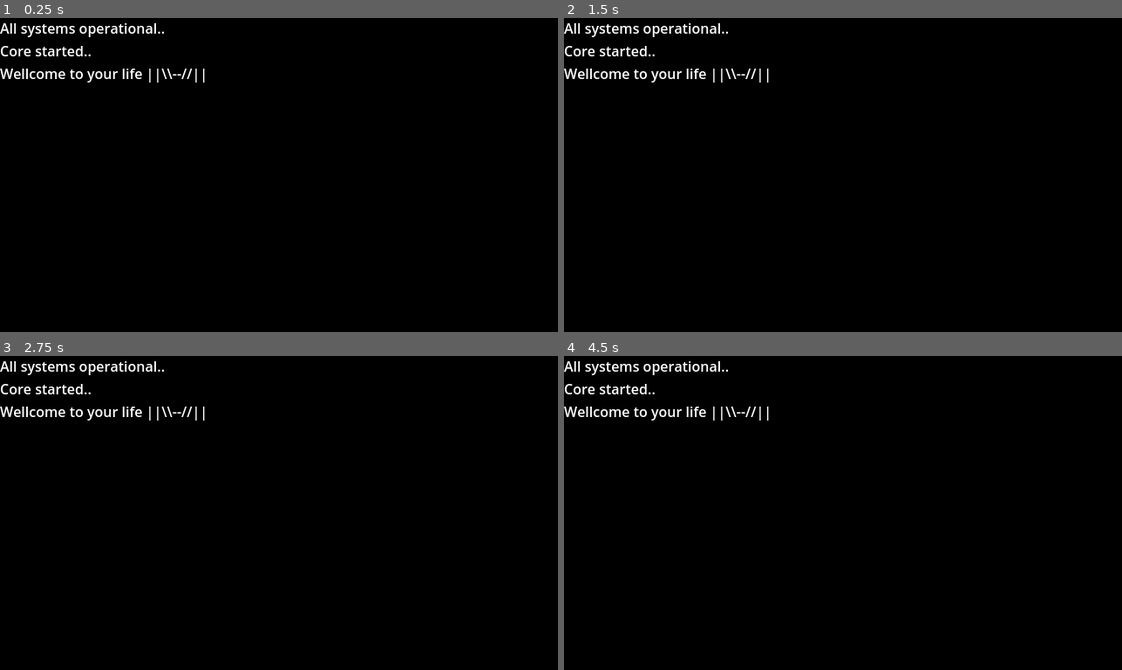
Above: before the commit, frames 1-4 (two rows, left to right).
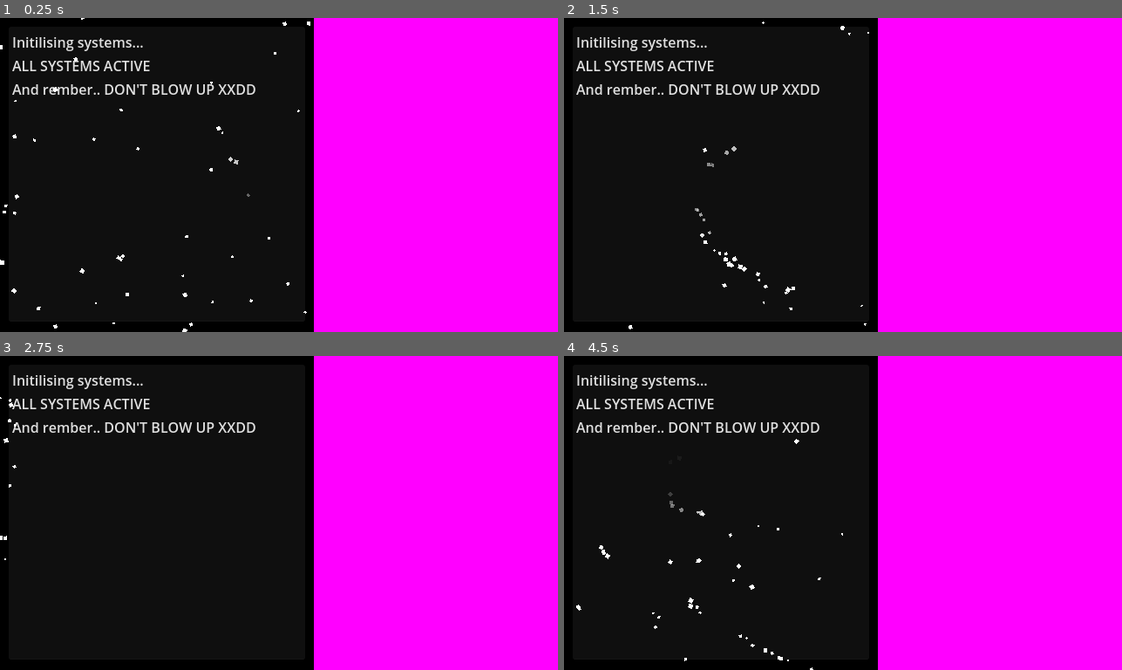
Above: after the commit, the same moments.

Repository: officialErnests/d-2dl-1
Game: Godot game, scene res://scenes/intro.tscn
Two runs of this game, one before a commit and one after it. Both use one fixed random seed, a clock stepped at 60 frames per second and the inputs below.
Inputs (mouse positions are in pixels of both pictures, inside the frame that each line leads up to):
- Up to frame 1 (0.25 s): no input
- Up to frame 2 (1.5 s): tap Enter at 0.5 s; move the mouse to (965, 159) at 0.52 s; move the mouse to (731, 190) at 1.27 s
- Up to frame 3 (2.75 s): move the mouse to (334, 443) at 2.02 s
- Up to frame 4 (4.5 s): move the mouse to (815, 575) at 2.77 s; move the mouse to (1010, 560) at 3.52 s; move the mouse to (675, 465) at 4.27 s

The runs differ from the first frame. In frame 1, 47% of the frame differs, in the area x 0-100%, y 0-100%; in frame 2, 47%; in frame 3, 46%; in frame 4, 47%.

Commit message:
v0.1 particles n smthing XD

Diff:
--- a/project.godot
+++ b/project.godot
@@ -19,6 +19,7 @@
 
 window/size/viewport_width=640
 window/size/viewport_height=360
+window/stretch/mode="canvas_items"
 
 [editor_plugins]
 
--- /dev/null
+++ b/scenes/color_rect.tscn
@@ -0,0 +1,16 @@
+[gd_scene load_steps=4 format=3 uid="uid://c2csv0bacl54s"]
+
+[ext_resource type="Shader" uid="uid://lq1heo5n074k" path="res://shaders/intro.gdshader" id="1_pke8b"]
+[ext_resource type="Script" uid="uid://bmuyqlmac32md" path="res://scripts/process/color_rect.gd" id="2_letgk"]
+
+[sub_resource type="ShaderMaterial" id="ShaderMaterial_4bx60"]
+resource_local_to_scene = true
+shader = ExtResource("1_pke8b")
+shader_parameter/closenes = 2.0
+
+[node name="ColorRect" type="ColorRect"]
+material = SubResource("ShaderMaterial_4bx60")
+offset_right = 1.0
+offset_bottom = 1.0
+pivot_offset = Vector2(50, 50)
+script = ExtResource("2_letgk")
--- a/scenes/intro.tscn
+++ b/scenes/intro.tscn
@@ -1,6 +1,100 @@
 [gd_scene load_steps=8 format=3 uid="uid://bpckjdnjuocul"]
 
-[ext_resource type="Shader" uid="uid://lq1heo5n074k" path="res://shaders/intro.gdshader" id="1_ioskq"]
+[ext_resource type="Script" uid="uid://bm6abbotuqkb8" path="res://scripts/ready/intro.gd" id="1_yjqpq"]
+[ext_resource type="Script" uid="uid://dobon3t2nwhdp" path="res://scripts/ready/color_rect.gd" id="2_yjqpq"]
+
+[sub_resource type="Animation" id="Animation_ioskq"]
+length = 0.001
+tracks/0/type = "bezier"
+tracks/0/imported = false
+tracks/0/enabled = true
+tracks/0/path = NodePath("Intro 1/ColorRect/Label:visible_characters")
+tracks/0/interp = 1
+tracks/0/loop_wrap = true
+tracks/0/keys = {
+"handle_modes": PackedInt32Array(0),
+"points": PackedFloat32Array(-1, -0.25, 0, 0.25, 0),
+"times": PackedFloat32Array(0)
+}
+tracks/1/type = "bezier"
+tracks/1/imported = false
+tracks/1/enabled = true
+tracks/1/path = NodePath("Intro 1/ColorRect/Label2:modulate:a")
+tracks/1/interp = 1
+tracks/1/loop_wrap = true
+tracks/1/keys = {
+"handle_modes": PackedInt32Array(0),
+"points": PackedFloat32Array(0, -0.25, 0, 0.25, 0),
+"times": PackedFloat32Array(0)
+}
+tracks/2/type = "bezier"
+tracks/2/imported = false
+tracks/2/enabled = true
+tracks/2/path = NodePath("Intro 1/ColorRect/Label2:rotation")
+tracks/2/interp = 1
+tracks/2/loop_wrap = true
+tracks/2/keys = {
+"handle_modes": PackedInt32Array(0),
+"points": PackedFloat32Array(-6.2831855, -0.25, 0, 0.25, 0),
+"times": PackedFloat32Array(0)
+}
+tracks/3/type = "value"
+tracks/3/imported = false
+tracks/3/enabled = true
+tracks/3/path = NodePath("Intro 1:visible")
+tracks/3/interp = 1
+tracks/3/loop_wrap = true
+tracks/3/keys = {
+"times": PackedFloat32Array(0),
+"transitions": PackedFloat32Array(1),
+"update": 1,
+"values": [true]
+}
+tracks/4/type = "value"
+tracks/4/imported = false
+tracks/4/enabled = true
+tracks/4/path = NodePath("Intro 2:visible")
+tracks/4/interp = 1
+tracks/4/loop_wrap = true
+tracks/4/keys = {
+"times": PackedFloat32Array(0),
+"transitions": PackedFloat32Array(1),
+"update": 1,
+"values": [false]
+}
+tracks/5/type = "bezier"
+tracks/5/imported = false
+tracks/5/enabled = true
+tracks/5/path = NodePath("Intro 2/ColorRect:rotation")
+tracks/5/interp = 1
+tracks/5/loop_wrap = true
+tracks/5/keys = {
+"handle_modes": PackedInt32Array(0),
+"points": PackedFloat32Array(0, -0.25, 0, 0.25, 0),
+"times": PackedFloat32Array(0)
+}
+tracks/6/type = "bezier"
+tracks/6/imported = false
+tracks/6/enabled = true
+tracks/6/path = NodePath("Intro 2/ColorRect:position:x")
+tracks/6/interp = 1
+tracks/6/loop_wrap = true
+tracks/6/keys = {
+"handle_modes": PackedInt32Array(0),
+"points": PackedFloat32Array(0, -0.25, 0, 0.25, 0),
+"times": PackedFloat32Array(0)
+}
+tracks/7/type = "bezier"
+tracks/7/imported = false
+tracks/7/enabled = true
+tracks/7/path = NodePath("Intro 2/ColorRect:position:y")
+tracks/7/interp = 1
+tracks/7/loop_wrap = true
+tracks/7/keys = {
+"handle_modes": PackedInt32Array(0),
+"points": PackedFloat32Array(0, -0.25, 0, 0.25, 0),
+"times": PackedFloat32Array(0)
+}
 
 [sub_resource type="Animation" id="Animation_sjfbp"]
 resource_name = "intro"
@@ -96,116 +190,42 @@
 "times": PackedFloat32Array(18, 18.866667, 19.366667)
 }
 
-[sub_resource type="Animation" id="Animation_ioskq"]
-length = 0.001
-tracks/0/type = "bezier"
+[sub_resource type="Animation" id="Animation_yjqpq"]
+resource_name = "intro_skip"
+tracks/0/type = "value"
 tracks/0/imported = false
 tracks/0/enabled = true
-tracks/0/path = NodePath("Intro 1/ColorRect/Label:visible_characters")
+tracks/0/path = NodePath("Intro 1:visible")
 tracks/0/interp = 1
 tracks/0/loop_wrap = true
 tracks/0/keys = {
-"handle_modes": PackedInt32Array(0),
-"points": PackedFloat32Array(-1, -0.25, 0, 0.25, 0),
-"times": PackedFloat32Array(0)
-}
-tracks/1/type = "bezier"
+"times": PackedFloat32Array(0),
+"transitions": PackedFloat32Array(1),
+"update": 1,
+"values": [false]
+}
+tracks/1/type = "value"
 tracks/1/imported = false
 tracks/1/enabled = true
-tracks/1/path = NodePath("Intro 1/ColorRect/Label2:modulate:a")
+tracks/1/path = NodePath("Intro 2:visible")
 tracks/1/interp = 1
 tracks/1/loop_wrap = true
 tracks/1/keys = {
-"handle_modes": PackedInt32Array(0),
-"points": PackedFloat32Array(0, -0.25, 0, 0.25, 0),
-"times": PackedFloat32Array(0)
-}
-tracks/2/type = "bezier"
-tracks/2/imported = false
-tracks/2/enabled = true
-tracks/2/path = NodePath("Intro 1/ColorRect/Label2:rotation")
-tracks/2/interp = 1
-tracks/2/loop_wrap = true
-tracks/2/keys = {
-"handle_modes": PackedInt32Array(0),
-"points": PackedFloat32Array(-6.2831855, -0.25, 0, 0.25, 0),
-"times": PackedFloat32Array(0)
-}
-tracks/3/type = "value"
-tracks/3/imported = false
-tracks/3/enabled = true
-tracks/3/path = NodePath("Intro 1:visible")
-tracks/3/interp = 1
-tracks/3/loop_wrap = true
-tracks/3/keys = {
 "times": PackedFloat32Array(0),
 "transitions": PackedFloat32Array(1),
 "update": 1,
-"values": [true]
-}
-tracks/4/type = "value"
-tracks/4/imported = false
-tracks/4/enabled = true
-tracks/4/path = NodePath("Intro 2:visible")
-tracks/4/interp = 1
-tracks/4/loop_wrap = true
-tracks/4/keys = {
-"times": PackedFloat32Array(0),
-"transitions": PackedFloat32Array(1),
-"update": 1,
 "values": [false]
-}
-tracks/5/type = "bezier"
-tracks/5/imported = false
-tracks/5/enabled = true
-tracks/5/path = NodePath("Intro 2/ColorRect:rotation")
-tracks/5/interp = 1
-tracks/5/loop_wrap = true
-tracks/5/keys = {
-"handle_modes": PackedInt32Array(0),
-"points": PackedFloat32Array(0, -0.25, 0, 0.25, 0),
-"times": PackedFloat32Array(0)
-}
-tracks/6/type = "bezier"
-tracks/6/imported = false
-tracks/6/enabled = true
-tracks/6/path = NodePath("Intro 2/ColorRect:position:x")
-tracks/6/interp = 1
-tracks/6/loop_wrap = true
-tracks/6/keys = {
-"handle_modes": PackedInt32Array(0),
-"points": PackedFloat32Array(0, -0.25, 0, 0.25, 0),
-"times": PackedFloat32Array(0)
-}
-tracks/7/type = "bezier"
-tracks/7/imported = false
-tracks/7/enabled = true
-tracks/7/path = NodePath("Intro 2/ColorRect:position:y")
-tracks/7/interp = 1
-tracks/7/loop_wrap = true
-tracks/7/keys = {
-"handle_modes": PackedInt32Array(0),
-"points": PackedFloat32Array(0, -0.25, 0, 0.25, 0),
-"times": PackedFloat32Array(0)
 }
 
 [sub_resource type="AnimationLibrary" id="AnimationLibrary_yjqpq"]
 _data = {
 &"RESET": SubResource("Animation_ioskq"),
-&"intro": SubResource("Animation_sjfbp")
+&"intro": SubResource("Animation_sjfbp"),
+&"intro_skip": SubResource("Animation_yjqpq")
 }
 
 [sub_resource type="LabelSettings" id="LabelSettings_yjqpq"]
 font_size = 76
-
-[sub_resource type="ShaderMaterial" id="ShaderMaterial_4bx60"]
-shader = ExtResource("1_ioskq")
-shader_parameter/closenes = 2.0
-
-[sub_resource type="LabelSettings" id="LabelSettings_ioskq"]
-font_size = 26
-outline_size = 15
-outline_color = Color(0, 0, 0, 1)
 
 [node name="Intro" type="Control"]
 layout_mode = 3
@@ -220,6 +240,7 @@
 libraries = {
 &"": SubResource("AnimationLibrary_yjqpq")
 }
+script = ExtResource("1_yjqpq")
 
 [node name="Intro 1" type="CanvasLayer" parent="."]
 
@@ -271,8 +292,6 @@
 text = "Yeah u no more
 X-X"
 label_settings = SubResource("LabelSettings_yjqpq")
-visible_characters = 100
-visible_ratio = 1.369863
 
 [node name="Label2" type="Label" parent="Intro 2/ColorRect"]
 layout_mode = 0
@@ -284,10 +303,10 @@
 pivot_offset = Vector2(63.5, 11.5)
 text = "OOPs u dead"
 
-[node name="Intro 3" type="CanvasLayer" parent="."]
+[node name="Game" type="CanvasLayer" parent="."]
 layer = 0
 
-[node name="ColorRect" type="ColorRect" parent="Intro 3"]
+[node name="BG" type="ColorRect" parent="Game"]
 anchors_preset = 15
 anchor_right = 1.0
 anchor_bottom = 1.0
@@ -295,41 +314,54 @@
 grow_vertical = 2
 color = Color(1, 0, 1, 1)
 
-[node name="ColorPickerButton" type="ColorPickerButton" parent="Intro 3/ColorRect"]
-layout_mode = 0
-offset_left = 19.0
-offset_top = 268.0
-offset_right = 123.0
-offset_bottom = 341.0
-
-[node name="ColorRect" type="ColorRect" parent="Intro 3/ColorRect"]
-material = SubResource("ShaderMaterial_4bx60")
-layout_mode = 0
-offset_left = 492.0
-offset_top = 188.00002
-offset_right = 592.0
-offset_bottom = 288.0
-rotation = 0.3874631
-
-[node name="Label" type="Label" parent="Intro 3/ColorRect"]
-layout_mode = 0
-offset_left = 41.0
-offset_top = 96.0
-offset_right = 595.0
-offset_bottom = 210.0
-rotation = -0.12915437
-text = "Please excuse this..
-the game is still beeing worked on..
-Meanwhile please pick color of your liking :))"
-label_settings = SubResource("LabelSettings_ioskq")
-
-[node name="Click me" type="Label" parent="Intro 3/ColorRect/Label"]
-layout_mode = 0
-offset_left = 70.52364
-offset_top = 140.25127
-offset_right = 624.5236
-offset_bottom = 254.25127
-rotation = -0.12915437
-text = "click me
-<--"
-label_settings = SubResource("LabelSettings_ioskq")
+[node name="Main" type="ColorRect" parent="Game"]
+offset_right = 360.0
+offset_bottom = 360.0
+color = Color(0, 0, 0, 1)
+
+[node name="TextEdit" type="TextEdit" parent="Game/Main"]
+layout_mode = 1
+anchors_preset = 15
+anchor_right = 1.0
+anchor_bottom = 1.0
+offset_left = 10.0
+offset_top = 10.0
+offset_right = -10.0
+offset_bottom = -10.0
+grow_horizontal = 2
+grow_vertical = 2
+text = "Initilising systems...
+ALL SYSTEMS ACTIVE
+And rember.. DON'T BLOW UP XXDD"
+wrap_mode = 1
+
+[node name="Terminal_animator" type="AnimationPlayer" parent="Game/Main"]
+
+[node name="Particles" type="Control" parent="Game/Main"]
+clip_contents = true
+layout_mode = 1
+anchors_preset = 15
+anchor_right = 1.0
+anchor_bottom = 1.0
+grow_horizontal = 2
+grow_vertical = 2
+mouse_filter = 2
+script = ExtResource("2_yjqpq")
+
+[node name="SubViewportContainer" type="SubViewportContainer" parent="Game/Main"]
+visible = false
+layout_mode = 0
+offset_right = 360.0
+offset_bottom = 360.0
+
+[node name="SubViewport" type="SubViewport" parent="Game/Main/SubViewportContainer"]
+transparent_bg = true
+handle_input_locally = false
+size = Vector2i(360, 360)
+render_target_update_mode = 0
+
+[node name="Other screen" type="Label" parent="Game"]
+offset_left = 468.0
+offset_top = 139.0
+offset_right = 537.0
+offset_bottom = 214.0
--- /dev/null
+++ b/scripts/process/color_rect.gd
@@ -0,0 +1,17 @@
+extends ColorRect
+
+var x = 0
+func _process(delta: float) -> void:
+	x += delta
+	var distance = get_viewport().get_mouse_position().distance_squared_to( global_position)
+
+	material.set("shader_parameter/closenes", distance / 4000)
+	global_position.x += distance / 200 * pow(sin(x / 2), 3)
+	position.y += sin(x / 3) + 2
+	rotation += delta
+	if (position.x > 460):
+		position.x = -100
+	elif (position.x < -200):
+		position.x = 450
+	if (position.y > 360):
+		position.y = -200
--- /dev/null
+++ b/scripts/ready/color_rect.gd
@@ -0,0 +1,11 @@
+extends Control
+
+var rectt = preload("res://scenes/color_rect.tscn")
+
+func _ready() -> void:
+	for i in range(100):
+		var temp = rectt.instantiate()
+		temp.global_position = Vector2(randf_range(0, 640),randf_range(0, 360)) - Vector2.ONE * 50
+		temp.size = Vector2.ONE * randf_range(2,5)
+		temp.rotation = randf_range(0, 350)
+		add_child(temp)
--- a/scripts/ready/intro.gd
+++ b/scripts/ready/intro.gd
@@ -1,4 +1,4 @@
 extends AnimationPlayer
 
 func _ready() -> void:
-	play()
+	play("intro_skip")
--- a/shaders/intro.gdshader
+++ b/shaders/intro.gdshader
@@ -7,7 +7,7 @@
 }
 
 void fragment() {
-	COLOR = vec4(UV.x * closenes, UV.y * closenes, (1.0 - UV.x * 0.5 - UV.y * 0.5) * closenes, 1);
+	COLOR = vec4(1, 1, 1, closenes);
 }
 
 //void light() {
Not shown, added: scripts/process/color_rect.gd.uid
Not shown, added: scripts/ready/color_rect.gd.uid
